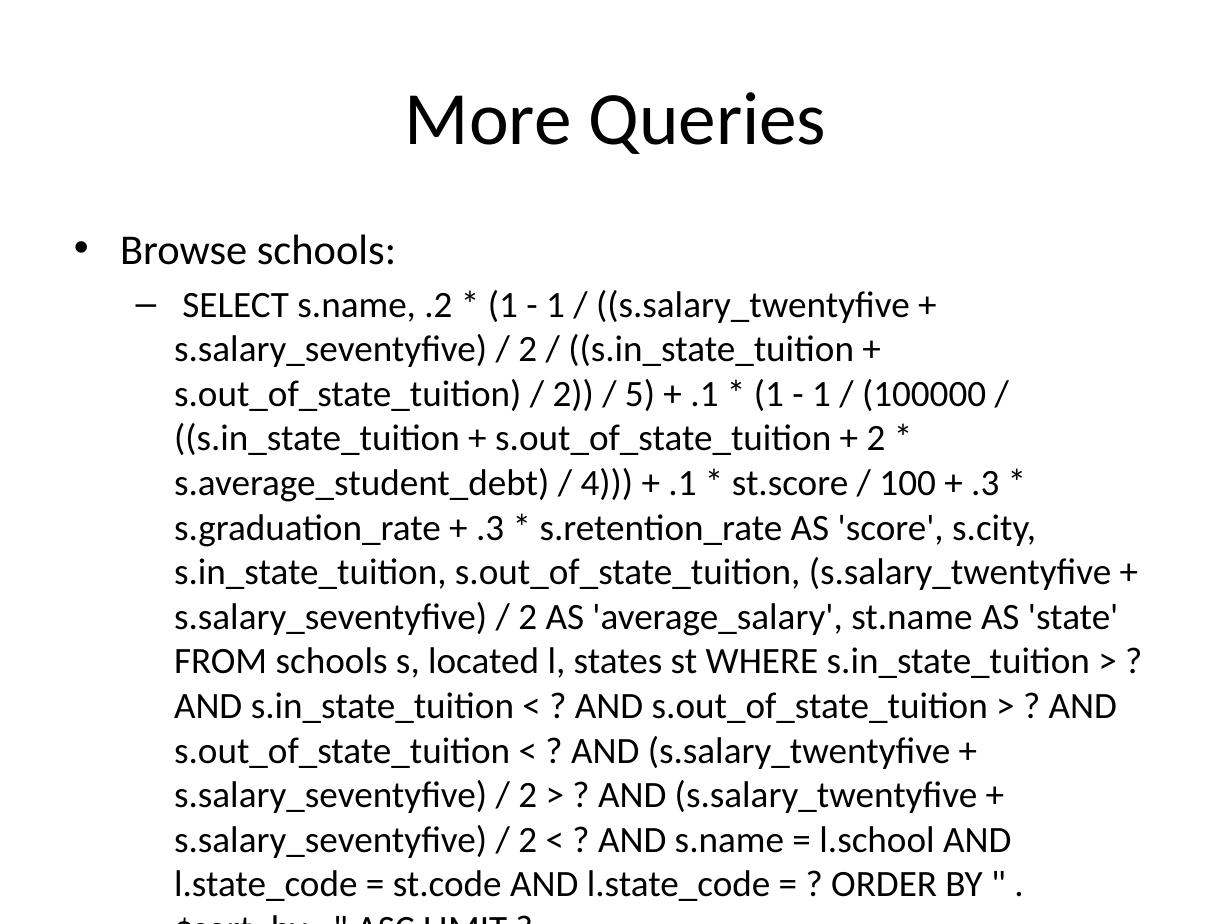
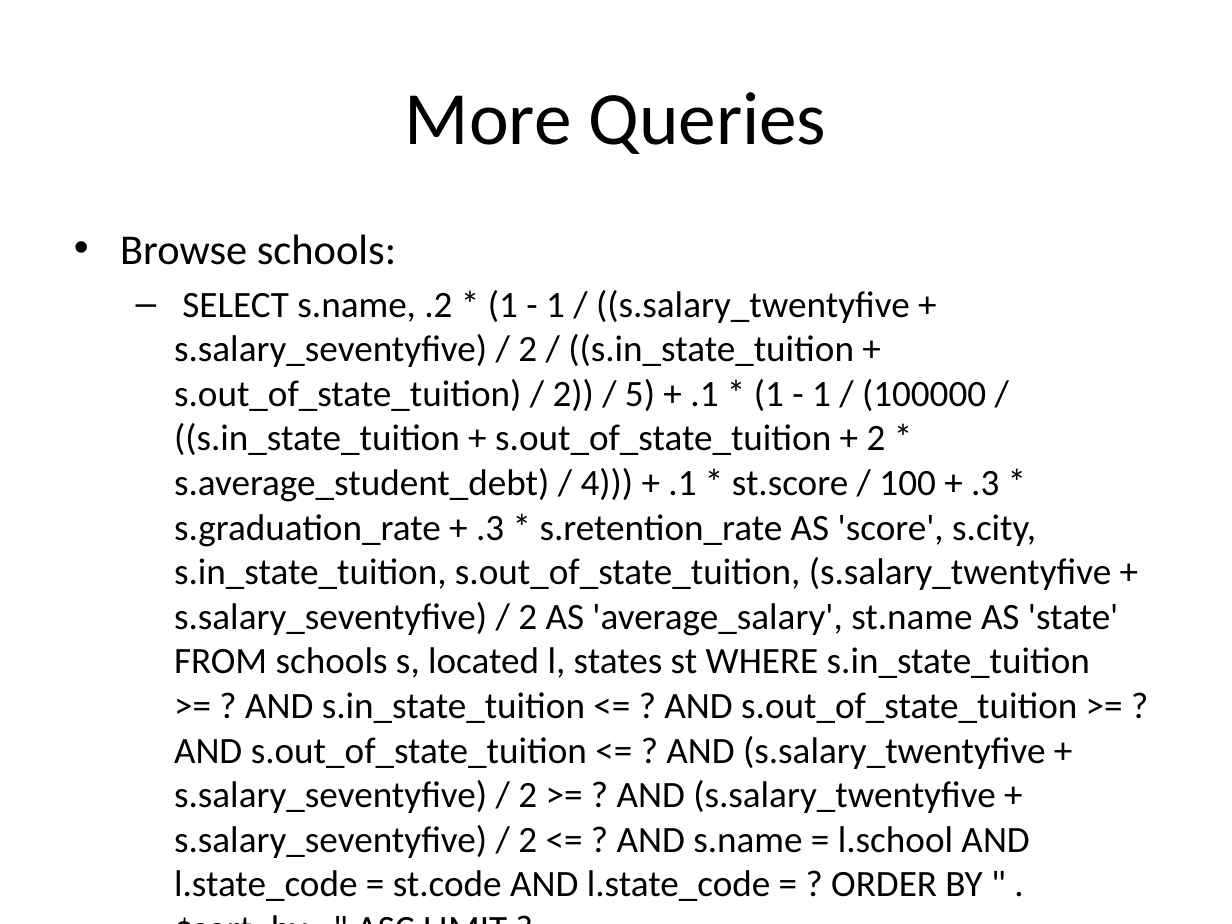
Before and after one commit to vince-xie/College-Costs, a slide deck: slide 23 of DatabasesProject.pptx (slide 18 before the commit). Drawn at 1232x924 pixels with LibreOffice and Linux fonts; fonts in the diff are those of the drawing. Boxes give left, top, right and bottom in pixels: in the first picture for what was removed or moved away, otherwise in the second. Text is boxed around its words. In the diff, an @@ line names an element or a change of style, - is before the commit and + after.

```diff
--- a/DatabasesProject.pptx
+++ b/DatabasesProject.pptx
@@ text at bbox=[174, 290, 1118, 901]: text changed @@
-  – SELECT s.name, .2 * (1 - 1 / ((s.salary_twentyfive + s.salary_seventyfive) / 2 / ((s.in_state_tuition + s.out_of_state_tuition) / 2)) / 5) + .1 * (1 - 1 / (100000 / ((s.in_state_tuition + s.out_of_state_tuition + 2 * s.average_student_debt) / 4))) + .1 * st.score / 100 + .3 * s.graduation_rate + .3 * s.retention_rate AS 'score', s.city, s.in_state_tuition, s.out_of_state_tuition, (s.salary_twentyfive + s.salary_seventyfive) / 2 AS 'average_salary', st.name AS 'state' FROM schools s, located l, states st WHERE s.in_state_tuition > ? AND s.in_state_tuition < ? AND s.out_of_state_tuition > ? AND s.out_of_state_tuition < ? AND (s.salary_twentyfive + s.salary_seventyfive) / 2 > ? AND (s.salary_twentyfive + s.salary_seventyfive) / 2 < ? AND s.name = l.school AND l.state_code = st.code AND l.state_code = ? ORDER BY " . $sort_by . " ASC LIMIT ?;
+  – SELECT s.name, .2 * (1 - 1 / ((s.salary_twentyfive + s.salary_seventyfive) / 2 / ((s.in_state_tuition + s.out_of_state_tuition) / 2)) / 5) + .1 * (1 - 1 / (100000 / ((s.in_state_tuition + s.out_of_state_tuition + 2 * s.average_student_debt) / 4))) + .1 * st.score / 100 + .3 * s.graduation_rate + .3 * s.retention_rate AS 'score', s.city, s.in_state_tuition, s.out_of_state_tuition, (s.salary_twentyfive + s.salary_seventyfive) / 2 AS 'average_salary', st.name AS 'state' FROM schools s, located l, states st WHERE s.in_state_tuition >= ? AND s.in_state_tuition <= ? AND s.out_of_state_tuition >= ? AND s.out_of_state_tuition <= ? AND (s.salary_twentyfive + s.salary_seventyfive) / 2 >= ? AND (s.salary_twentyfive + s.salary_seventyfive) / 2 <= ? AND s.name = l.school AND l.state_code = st.code AND l.state_code = ? ORDER BY " . $sort_by . " ASC LIMIT ?;
```
Also in this commit, not shown: 4 other slides changed, 5 slides added, 3 other files.
